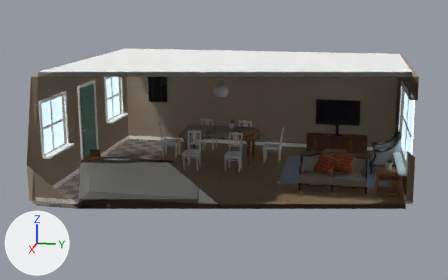
What one commit did to the glTF model web/models/interior.glb.
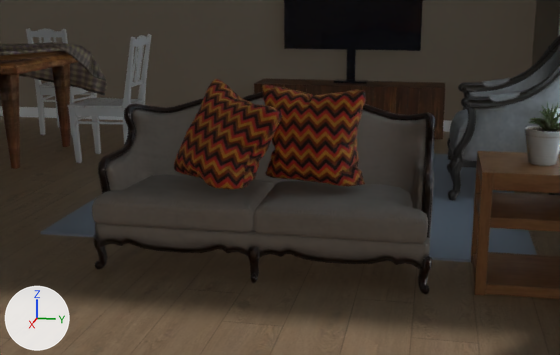
Each version appears first whole from a 50 mm camera at (14.95, 6.63, 4.59) aimed at (0.21, 3.68, 0.9), and next in a close-up from a 50 mm camera at (4.3, 7.17, 1.3) aimed at (0.86, 6.48, 0.45). The lights are fixed; the arrows at lower left show +X, +Y and +Z. The older version's two pictures come first. Everything nearer to the camera than a plane just in front of the edit is cut away.

Objects in the first close-up: 'Armchair_01', 'Sofa_01', 'dining_table', 'floor', 'painted_wooden_chair_01', 'potted_plant_04', 'rug', 'screen', 'side_table_01', 'throw_pillows_01', 'tvwood', 'walls' and 1 more.
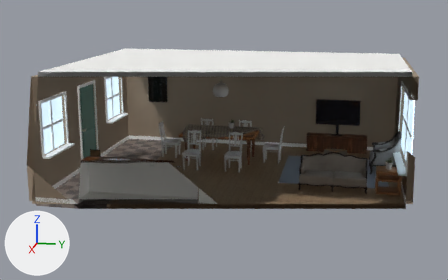
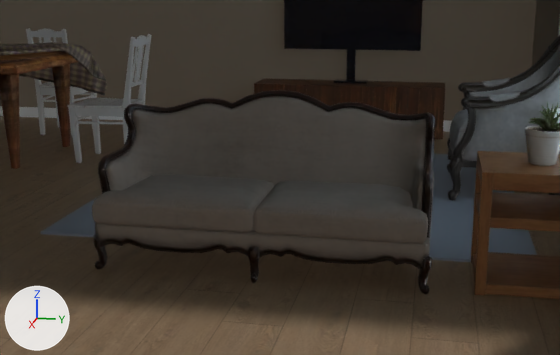
What the commit changed:
Object 'throw_pillows_01' (ob_throw_pillows_01) is deleted.

What differs and where, as boxes (x1, y1, x2, y2) in the close-ups (560 x 355 px):
'throw_pillows_01', deleted (brown): before (174, 79, 366, 190)
